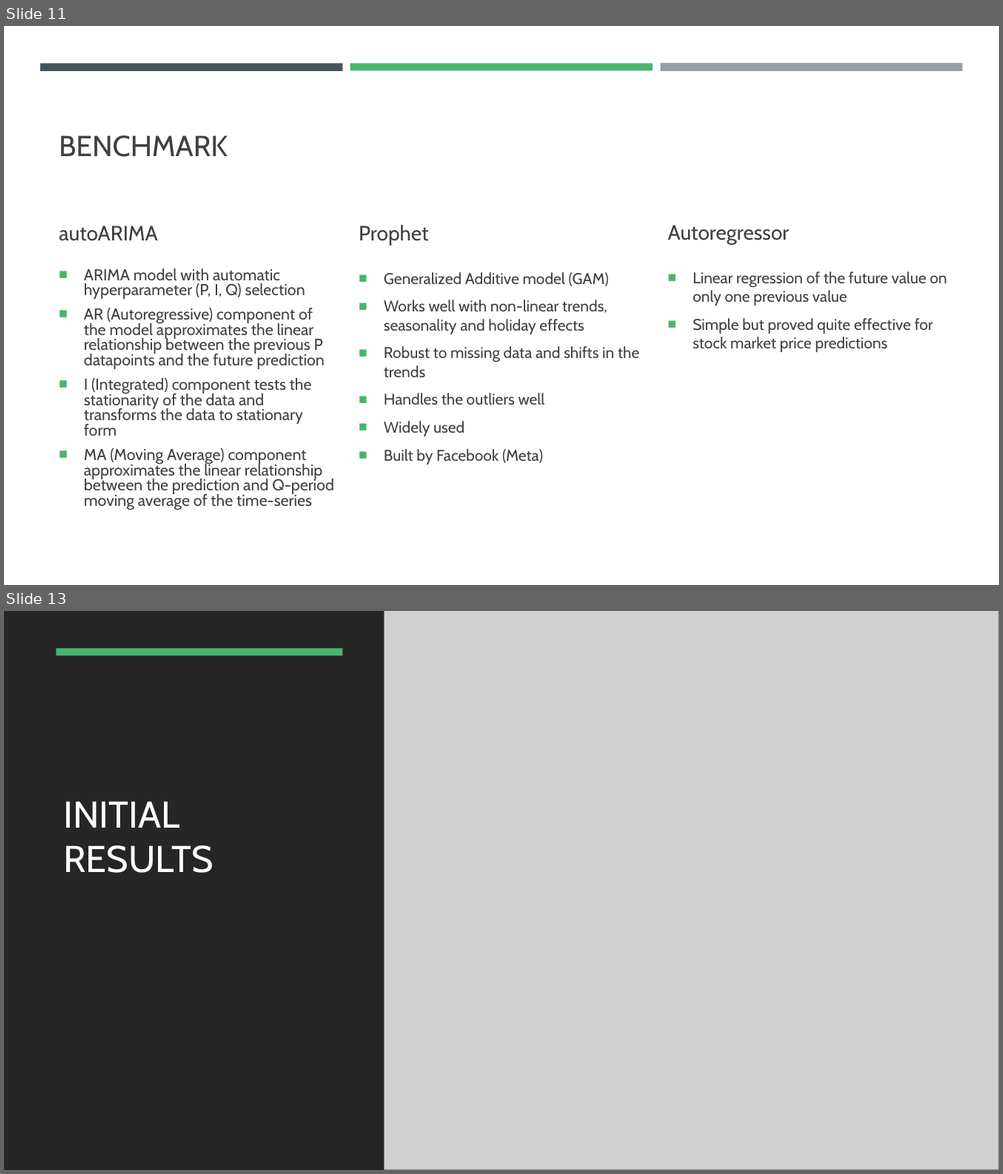
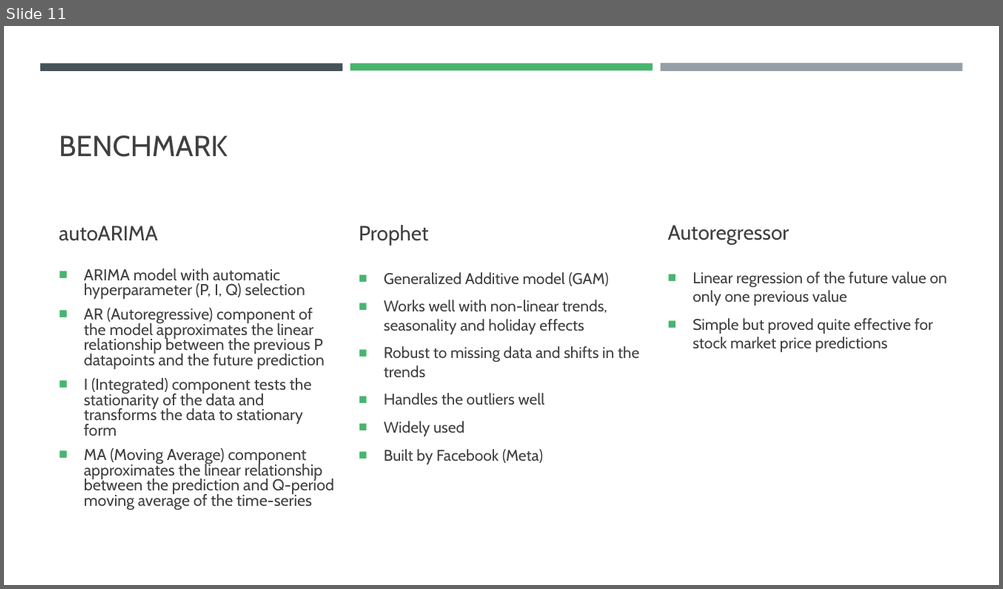
Before and after one commit to filip-topic/Time-Series-Foundation-Models-in-Financial-time-series-prediction, a slide deck: 17th of July Presentation.pptx. Shown one above the other, each under a label of ours: slides 11 and 13 before the commit, slide 11 after it; the slides between them are not shown. The pictures are 1003x1174 and 1003x589 pixels, drawn with LibreOffice and Linux fonts; fonts in the diff are those of the drawing; grey boxes stand for pictures. Boxes give left, top, right and bottom in pixels: in the first picture for what was removed or moved away, otherwise in the second. Text is boxed around its words. In the diff, an @@ line names an element or a change of style, - is before the commit and + after.

```diff
--- a/17th of July Presentation.pptx
+++ b/17th of July Presentation.pptx
@@ slide 13 removed at box(4, 611, 999, 1170), background #000000 @@
@@ rectangle removed at box(4, 611, 999, 1170) @@
@@ picture removed at box(384, 611, 999, 1170) @@
@@ rectangle removed at box(57, 648, 343, 655) @@
@@ title removed at box(63, 801, 213, 873) @@
-INITIAL RESULTS
```
Also in this commit, not shown: 1 slide changed, 8 slides added, 2 other slides removed, 3 other files.
